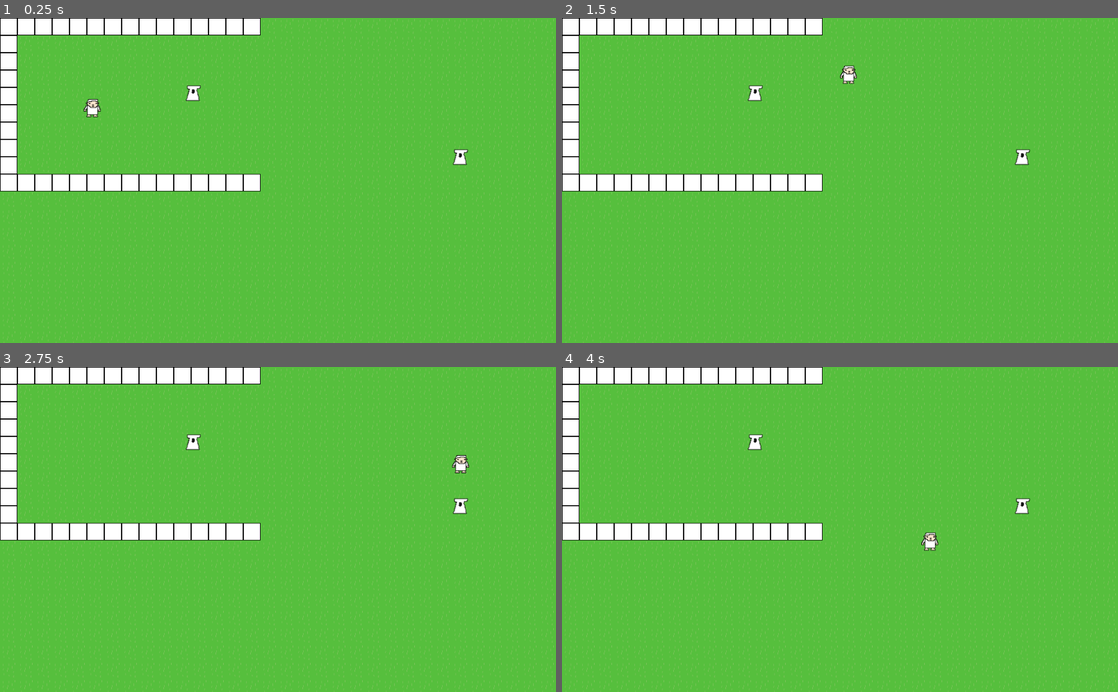
Above: before the commit, frames 1-4 (two rows, left to right).
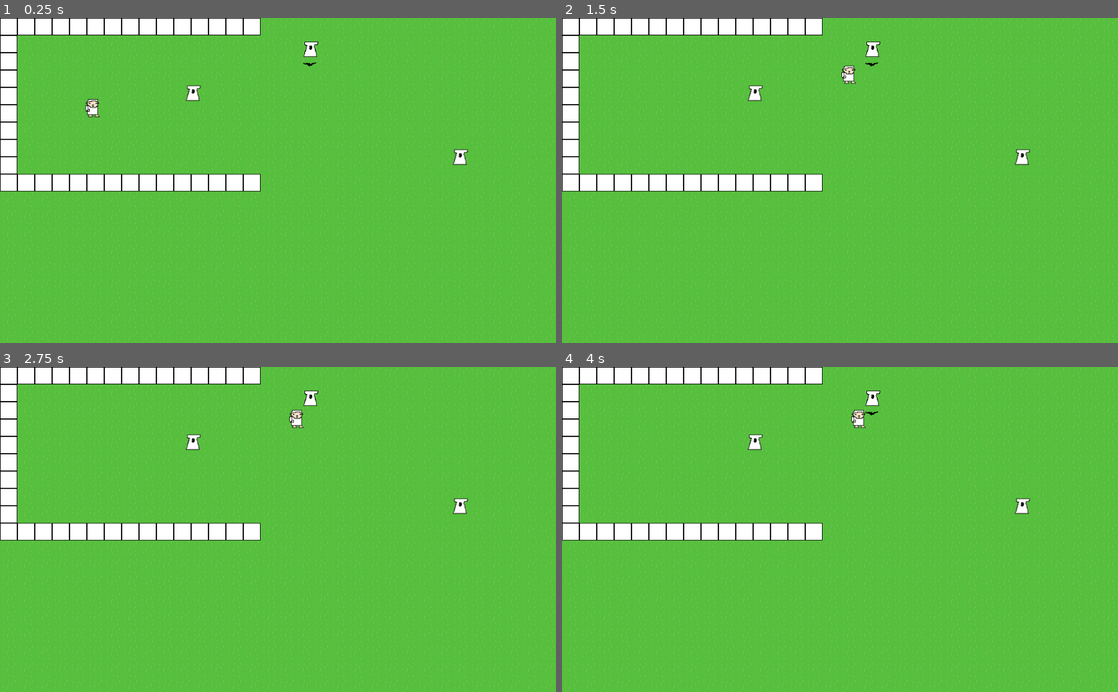
Above: after the commit, the same moments.

Repository: S-D-V-A-S-M-V-V-I-C-T-S-S-BAGGER/CovidTowerDefense
Game: Godot game, scene res://Levels/BaseLevel.tscn
The game is run twice, just before and just after one commit, with the same random seed, the same clock (stepped at 60 frames per second) and the same inputs.
Inputs:
- Up to frame 1 (0.25 s): no input
- Up to frame 2 (1.5 s): no input
- Up to frame 3 (2.75 s): no input
- Up to frame 4 (4 s): no input

The runs differ from the first frame. In frame 1, 0.2% of the frame differs, in the area x 15-58%, y 7-31%; in frame 2, 0.2%; in frame 3, 0.4%; in frame 4, 0.4%, in the area x 52-68%, y 7-57%.

Commit message:
Added bat tower death

Diff:
--- a/Enemies/Enemy.gd
+++ b/Enemies/Enemy.gd
@@ -4,13 +4,14 @@
 
 # Declare member variables here. Examples:
 export(int) var base_speed = 300.0
+export(int) var health = 100
 
 var speed_modifier := 1.0
 
 export(NodePath) var path
 
 var velocity := Vector2.ZERO
-
+var dead = false
 
 # Called when the node enters the scene tree for the first time.
 func _ready() -> void:
@@ -18,5 +19,15 @@
 
 # Called every frame. 'delta' is the elapsed time since the previous frame.
 func _process(delta: float) -> void:
-	var speed = base_speed * speed_modifier
-	get_node("Path/MovingPoint").offset += speed * delta
+	# TODO make this call actual handlers
+	if !dead and health > 0:
+		var speed = base_speed * speed_modifier
+		get_node("Path/MovingPoint").offset += speed * delta
+	else:
+		die()
+
+
+func die():
+	$Path/MovingPoint/Area2D/Collision.disabled = true
+	$Path/MovingPoint/AnimatedSprite.stop()
+	dead = true
--- a/Enemies/Enemy.tscn
+++ b/Enemies/Enemy.tscn
@@ -33,5 +33,4 @@
 
 [node name="AnimatedSprite" type="AnimatedSprite" parent="Path/MovingPoint"]
 frames = SubResource( 4 )
-frame = 1
 playing = true
--- a/Levels/BaseLevel.tscn
+++ b/Levels/BaseLevel.tscn
@@ -1,11 +1,12 @@
-[gd_scene load_steps=8 format=2]
+[gd_scene load_steps=9 format=2]
 
 [ext_resource path="res://PlaceHolders/PlaceHolderTile.png" type="Texture" id=1]
 [ext_resource path="res://PlaceHolders/Background.png" type="Texture" id=2]
 [ext_resource path="res://Enemies/Enemy.tscn" type="PackedScene" id=3]
 [ext_resource path="res://Levels/BaseLevelEnemyPath.tres" type="Curve2D" id=4]
 [ext_resource path="res://Towers/Tower.tscn" type="PackedScene" id=5]
-[ext_resource path="res://Towers/CellTower.gd" type="Script" id=6]
+[ext_resource path="res://Towers/BatTower.tscn" type="PackedScene" id=6]
+[ext_resource path="res://Towers/CellTower.gd" type="Script" id=7]
 
 [sub_resource type="TileSet" id=1]
 0/name = "PlaceHolderTile.png 0"
@@ -56,4 +57,7 @@
 
 [node name="CellTower1" parent="." instance=ExtResource( 5 )]
 position = Vector2( 847.573, 254.759 )
-script = ExtResource( 6 )
+script = ExtResource( 7 )
+
+[node name="BatTower" parent="." instance=ExtResource( 6 )]
+position = Vector2( 572.009, 55.8928 )
--- a/Towers/BatTower.gd
+++ b/Towers/BatTower.gd
@@ -51,6 +51,4 @@
 		set_bat_animation()
 
 		var enemy = get_node(area.get_path()).get_parent().get_parent().get_parent()
-		var enemy_speed_modifer = enemy.get("speed_modifier")
-		enemy_speed_modifer *= 0.5
-		enemy.set("speed_modifier", enemy_speed_modifer)
+		enemy.set("health", 0)
